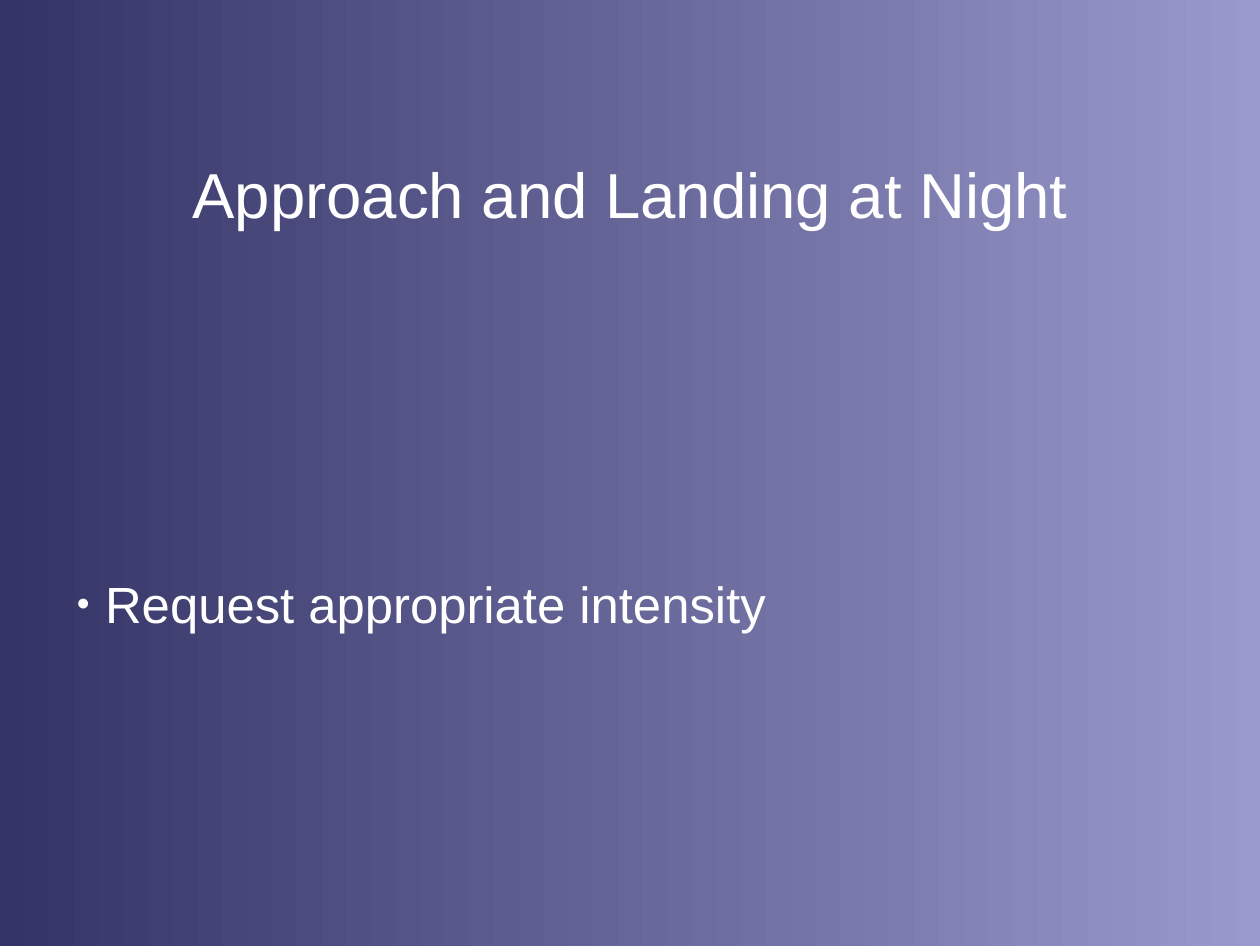
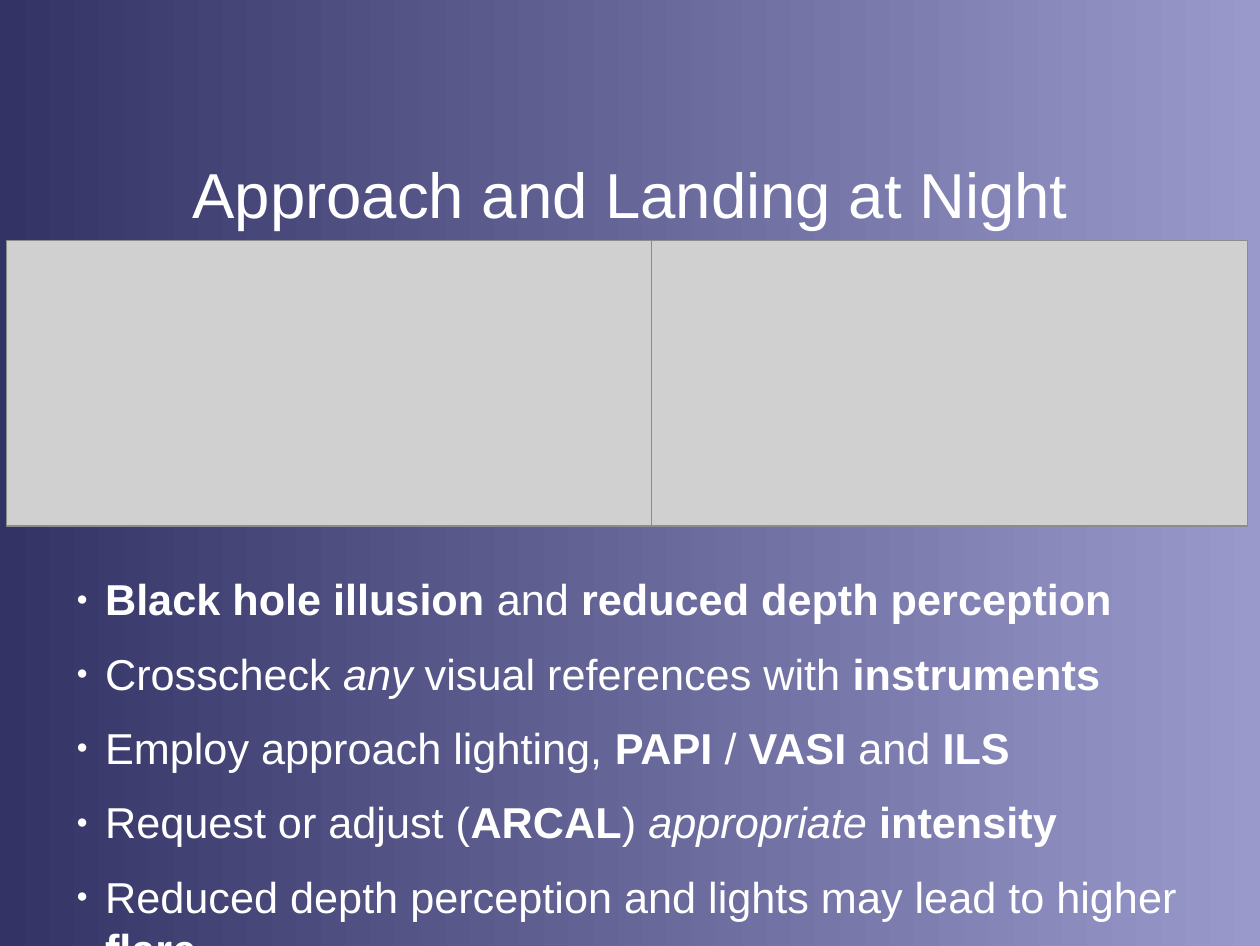
Before and after one commit to stephanheinemann/flight, a slide deck: slide 11 of FI/NightFlying/NightFlying.odp. Drawn at 1260x946 pixels with LibreOffice and Linux fonts; fonts in the diff are those of the drawing; grey boxes stand for pictures; background and template pictures are left out. Boxes give left, top, right and bottom in pixels: in the first picture for what was removed or moved away, otherwise in the second. Text is boxed around its words. In the diff, an @@ line names an element or a change of style, - is before the commit and + after.

Commit message:
extended night flying presentation

```diff
--- a/FI/NightFlying/NightFlying.odp
+++ b/FI/NightFlying/NightFlying.odp
@@ picture added at box(7, 240, 823, 526) @@
@@ picture added at box(652, 240, 1247, 526) @@
@@ text removed at box(105, 586, 765, 633) @@
-● Request appropriate intensity
@@ text added at box(105, 583, 1176, 921), 27.2 pt, text #FFFFFF @@
+● Black hole illusion and reduced depth perception
+● Crosscheck any visual references with instruments
+● Employ approach lighting, PAPI / VASI and ILS
+● Request or adjust (ARCAL) appropriate intensity
+● Reduced depth perception and lights may lead to higher flare
```
Also in this commit, not shown: 4 other slides changed, 3 other files.
